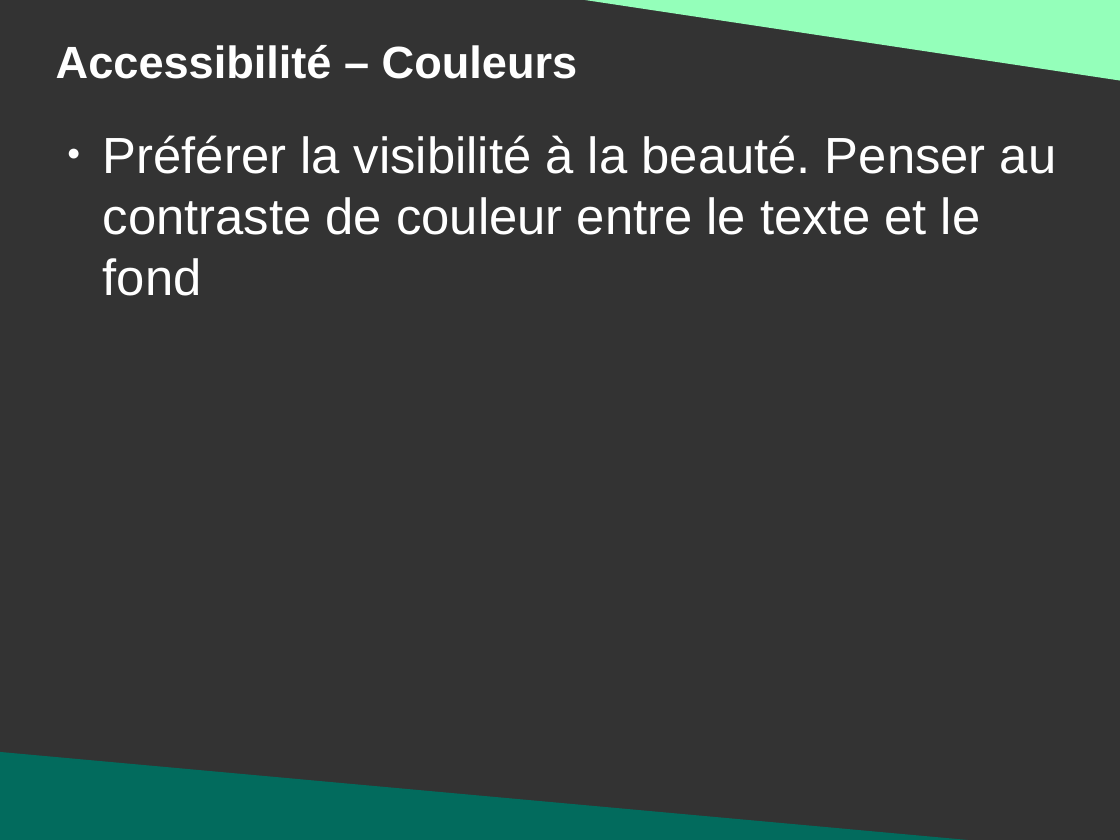
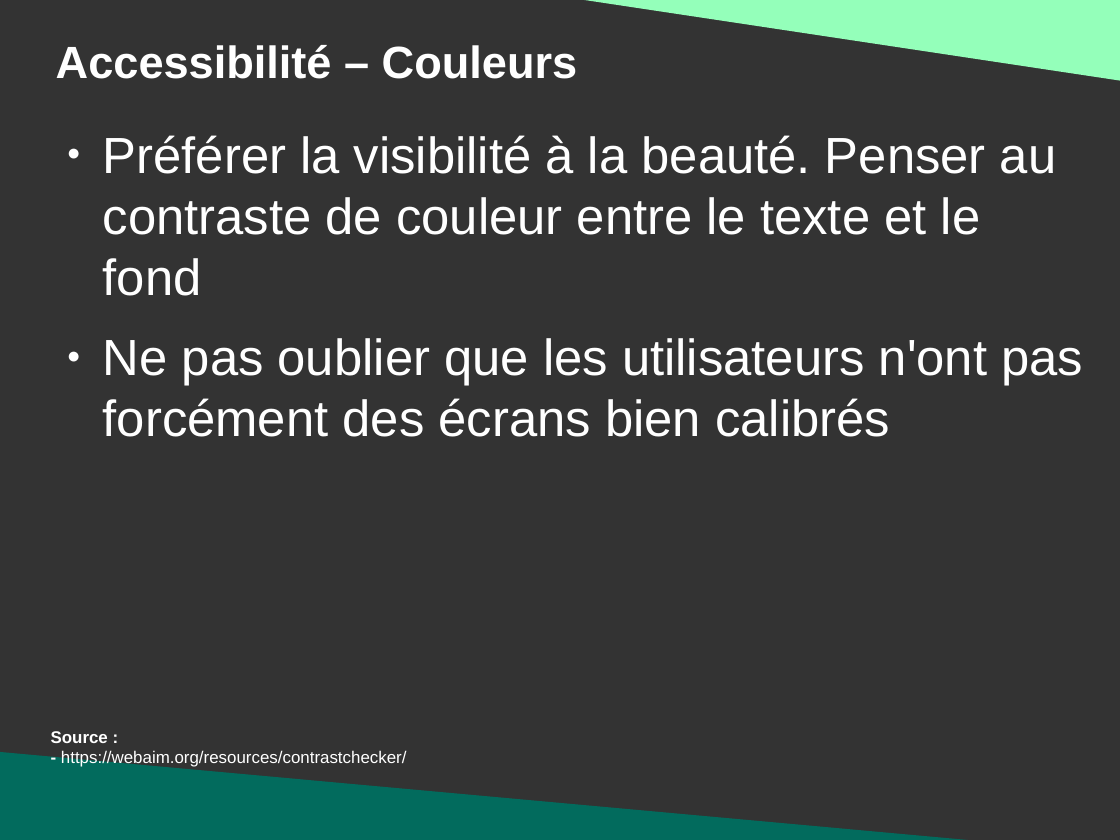
Before and after one commit to DanYellow/presentations, a slide deck: slide 6 of mmi/html/bonnes-pratiques/presentation.odp (slide 5 before the commit). Drawn at 1120x840 pixels with LibreOffice and Linux fonts; fonts in the diff are those of the drawing. Boxes give left, top, right and bottom in pixels: in the first picture for what was removed or moved away, otherwise in the second. Text is boxed around its words. In the diff, an @@ line names an element or a change of style, - is before the commit and + after.

```diff
--- a/mmi/html/bonnes-pratiques/presentation.odp
+++ b/mmi/html/bonnes-pratiques/presentation.odp
@@ text at bbox=[103, 338, 1083, 437]: paragraph added @@
+● Ne pas oublier que les utilisateurs n'ont pas forcément des écrans bien calibrés
@@ text added at bbox=[51, 731, 407, 767], 12 pt, text #FFFFFF @@
+Source :
+- https://webaim.org/resources/contrastchecker/
```
Also in this commit, not shown: 6 other slides changed, 4 slides added, 30 other files.
